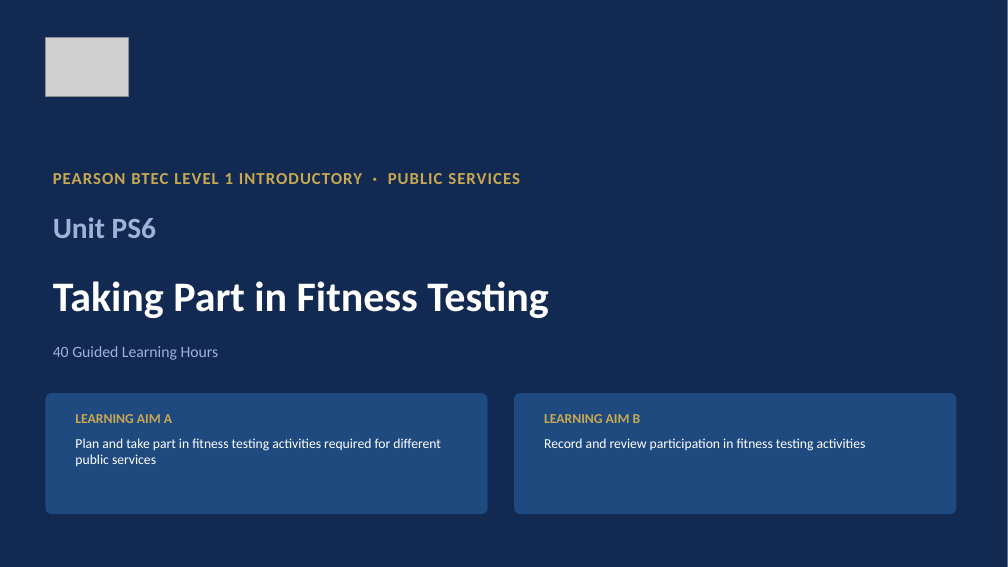
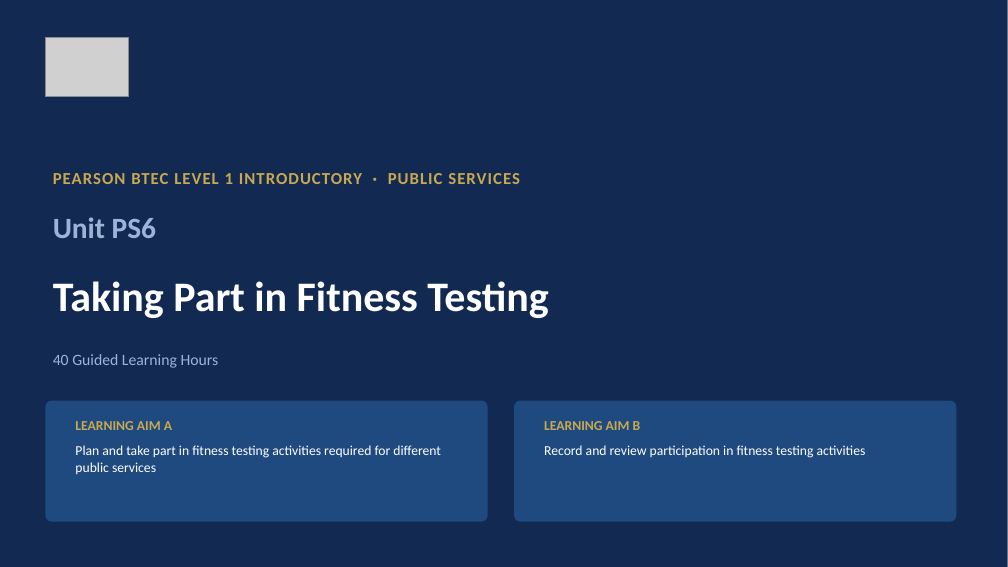
Before and after one commit to JJ2026Outdoor/ACOutdoorEd, a slide deck: slide 1 of PS6TakingPartFitnessTestingSlides.pptx. Drawn at 1008x567 pixels with LibreOffice and Linux fonts; fonts in the diff are those of the drawing; grey boxes stand for pictures. Boxes give left, top, right and bottom in pixels: in the first picture for what was removed or moved away, otherwise in the second. Text is boxed around its words. In the diff, an @@ line names an element or a change of style, - is before the commit and + after.

```diff
--- a/PS6TakingPartFitnessTestingSlides.pptx
+++ b/PS6TakingPartFitnessTestingSlides.pptx
@@ 2 texts, 2 rounded rectangles: place and size @@
-2 texts, 2 rounded rectangles at <box>45,393,957,514</box>
+2 texts, 2 rounded rectangles at <box>45,401,957,522</box>
@@ 3 texts: place and size @@
-3 texts at <box>53,346,641,423</box>
+3 texts at <box>53,354,641,430</box>
```
Also in this commit, not shown: 2 other slides changed, 3 slides added, 2 other files.
